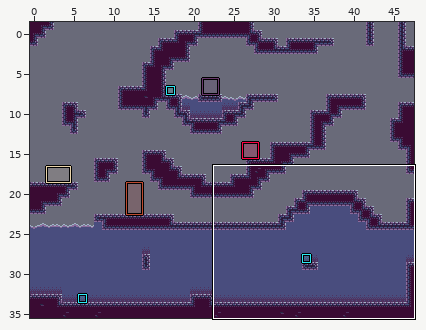
LDtk project: docs/map/map-easy.ldtk. Above, an overview of the earlier version with the close-up marked.
Close-up. First the earlier version:
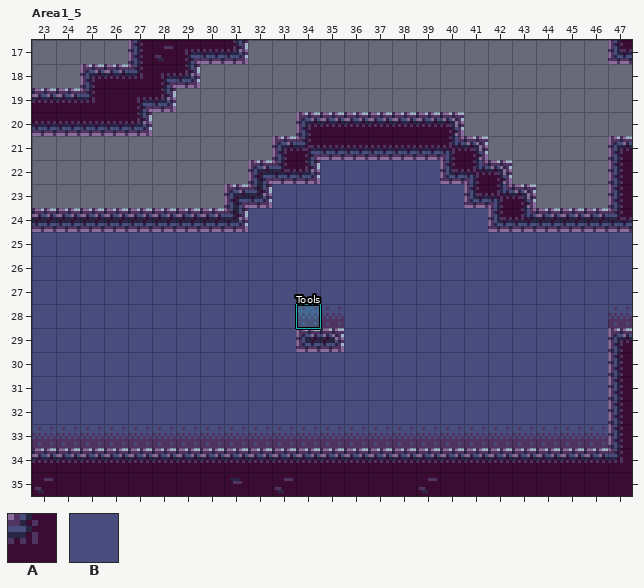
Cells are 8x8 px. Shown: Area1_5 x 23..47, y 17..35. The commit also changed other parts of the map, which this record leaves out. The old version is drawn lined up with the new one.
Key: from "Collisions": A 1 "ground", B 3 "toxic_poor".
_ is an empty cell.
Objects are placed by their top-left corner, in cells (3,4 is the top-left corner of cell 3,4); size is 1x1 cell unless given.
Layers that did not change in this view are not listed.
Layer "Collisions" before, first column x 23:
17 ____AAAAA_______________A
18 __AAAAA__________________
19 AAAAAA___________________
20 AAAAA______AAAAAAA_______
21 __________AAAAAAAAA_____A
22 _________AAABBBBBAAA____A
23 ________AABBBBBBBBAAA___A
24 AAAAAAAAABBBBBBBBBBAAAAAA
25 BBBBBBBBBBBBBBBBBBBBBBBBB
26 BBBBBBBBBBBBBBBBBBBBBBBBB
27 BBBBBBBBBBBBBBBBBBBBBBBBB
28 BBBBBBBBBBBBBBBBBBBBBBBBB
29 BBBBBBBBBBBAABBBBBBBBBBBA
30 BBBBBBBBBBBBBBBBBBBBBBBBA
31 BBBBBBBBBBBBBBBBBBBBBBBBA
32 BBBBBBBBBBBBBBBBBBBBBBBBA
33 BBBBBBBBBBBBBBBBBBBBBBBBA
34 AAAAAAAAAAAAAAAAAAAAAAAAA
35 AAAAAAAAAAAAAAAAAAAAAAAAA
Objects on layer "Entities" before:
"Tools" rectangle at 34,28
The same view after the edit:
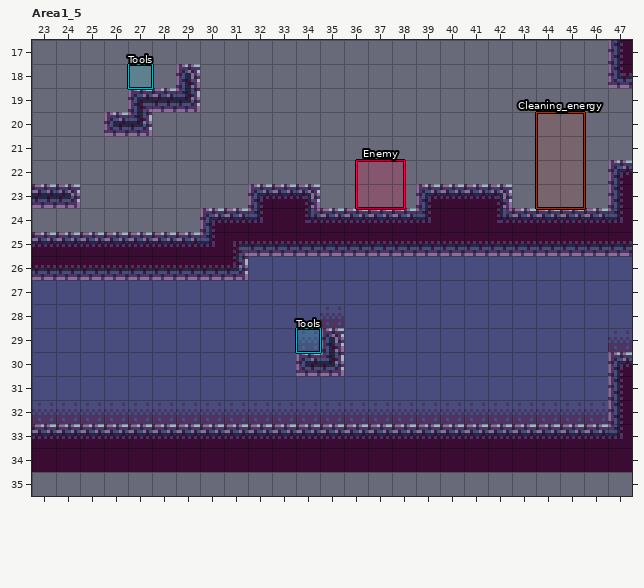
The exact change:
map size 48x37 -> 48x35 cells (old content now starts at 0,-1; both pictures use the new coordinates)
Layer "Collisions":
y 17: x 27..31 AAAAA -> _____
y 18: x 25..28 AAAA -> ____; x 47 _ -> A
y 19: x 23..26 AAAA -> ____; x 29 _ -> A
y 20: x 23..25 AAA -> ___; x 34..40 AAAAAAA -> _______
y 21: x 33..41 AAAAAAAAA -> _________; x 47 A -> _
y 22: x 32..42 AAABBBBBAAA -> ___________
y 23: x 23..24 __ -> AA; x 31 A -> _; x 33..40 BBBBBBBB -> AA____AA; x 43 A -> _
y 24: x 23..29 AAAAAAA -> _______; x 32..41 BBBBBBBBBB -> AAAAAAAAAA
y 25: x 23..47 BBBBBBBBBBBBBBBBBBBBBBBBB -> AAAAAAAAAAAAAAAAAAAAAAAAA
y 26: x 23..31 BBBBBBBBB -> AAAAAAAAA
y 29: x 34 A -> B; x 47 A -> B
y 30: x 34..35 BB -> AA
y 33: x 23..46 BBBBBBBBBBBBBBBBBBBBBBBB -> AAAAAAAAAAAAAAAAAAAAAAAA
y 35: x 23..47 AAAAAAAAAAAAAAAAAAAAAAAAA -> _________________________
Layer "Entities":
changed: "Tools" rectangle at 34,28 -> "Tools" rectangle at 34,29
added: "Tools" rectangle at 27,18
added: "Enemy" rectangle at 36.5,22 size 2x2
added: "Cleaning_energy" rectangle at 44,20 size 2x4
